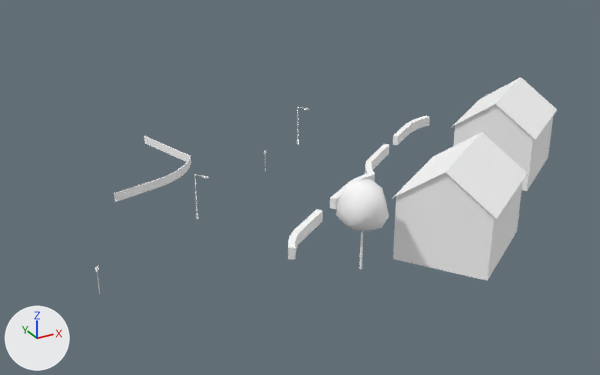
One commit to the glTF model cities/arlov-borggatan/pack/tiles/c0_3.glb: the scene before it, then after it.
One viewpoint serves both versions: a 50 mm camera at (-16.0, 134.0, 49.2) aimed at (27.9, 213.8, 9.3). The axes (+X, +Y, +Z) are drawn at lower left. The lights are the same throughout. The first picture is the older version. Where no turn or scale is listed for an object, it has been applied to the vertices. Vertices at exactly the same position are counted once.

Objects in the first picture: 'SM_Building_w208664696', 'SM_Building_w208664697', 'SM_Street_Furniture_0_3', 'SM_Trees_0_3', 'SM_Wall_Hedge_0_3'.
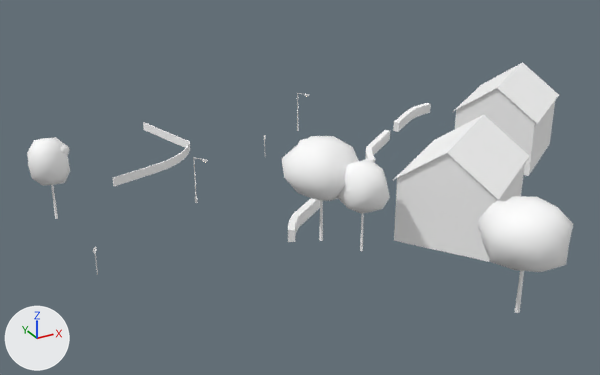
Where the change shows, as pixel boxes [x1, y1, x2, y2] in the pictures (600 x 375 px; the box of a moved part takes in the faces that stretch with it):
'SM_Building_w208664696', moved
    before: [392, 132, 527, 281]
    after: [393, 115, 529, 262]
'SM_Trees_0_3', reshaped, moved, rescaled (913% wider, 96% taller)
    before: [336, 179, 389, 269]
    after: [27, 136, 573, 313]
'SM_Building_w208664697', moved
    before: [114, 77, 557, 202]
    after: [113, 62, 559, 186]
'SM_Wall_Hedge_0_3', moved
    before: [288, 116, 430, 259]
    after: [288, 103, 431, 242]
'SM_Street_Furniture_0_3', moved
    before: [95, 107, 309, 294]
    after: [93, 93, 309, 275]
part 1 of me_sm_trees_0_3, moved or reshaped
    before: [359, 232, 363, 269]
    after: [515, 271, 524, 313]
part 2 of me_sm_trees_0_3, added
    after: [319, 200, 323, 241]
part 3 of me_sm_trees_0_3, added
    after: [51, 185, 58, 219]
part 4 of me_sm_trees_0_3, added
    after: [360, 214, 364, 252]
part 5 of me_sm_trees_0_3, moved or reshaped
    before: [336, 179, 389, 232]
    after: [337, 160, 390, 214]
part 6 of me_sm_trees_0_3, moved or reshaped (mostly hidden)
    before: [345, 206, 352, 213]
    after: [346, 187, 353, 194]
part 7 of me_sm_trees_0_3, added
    after: [478, 196, 573, 272]
part 8 of me_sm_trees_0_3, added
    after: [282, 136, 359, 201]
part 9 of me_sm_trees_0_3, added
    after: [27, 137, 70, 185]

Patch to the scene script:
```diff
--- a/cities/arlov-borggatan/pack/tiles/c0_3.glb.py
+++ b/cities/arlov-borggatan/pack/tiles/c0_3.glb.py
@@ me_sm_trees_0_3 @@
 # used by ob_sm_trees_0_3; location = (27.18, 198.99, 10.79); scale = (4.97, 4.97, 4.97)
-me_sm_trees_0_3.from_pydata(...)  # 138 vertices, 252 faces; spans x -0.49..0.49, y -0.51..0.51, z -1.0..1.0
+me_sm_trees_0_3.from_pydata(...)  # 552 vertices, 1008 faces; spans x -0.85..0.85, y -1.0..1.0, z -0.25..0.25
+# me_sm_trees_0_3 part 1: the loose piece of 12 vertices spanning x -0.05..0.01, y -0.06..0.0, z -1.0..-0.12 is scaled about its middle by (0.314, 0.313, 0.247), then moved by (0.7, -0.81, 0.42)
+# me_sm_trees_0_3 part 2: the loose piece of 12 vertices spanning x -0.05..0.01, y -0.06..0.0, z -1.0..-0.12 is copied, and the copy is scaled about its middle by (0.308, 0.308, 0.248), then moved by (0.32, 0.12, 0.42); it spans x 0.28..0.3, y 0.08..0.1, z -0.25..-0.03
+# me_sm_trees_0_3 part 3: the loose piece of 12 vertices spanning x -0.05..0.01, y -0.06..0.0, z -1.0..-0.12 is copied, and the copy is scaled about its middle by (0.209, 0.209, 0.211), then moved by (-0.73, 0.93, 0.41); it spans x -0.76..-0.74, y 0.9..0.91, z -0.24..-0.05
+# me_sm_trees_0_3 part 4: the loose piece of 12 vertices spanning x -0.05..0.01, y -0.06..0.0, z -1.0..-0.12 is copied, and the copy is scaled about its middle by (0.219, 0.219, 0.218), then moved by (0.42, -0.07, 0.41); it spans x 0.4..0.41, y -0.1..-0.09, z -0.25..-0.06
+# me_sm_trees_0_3 part 5: the loose piece of 42 vertices spanning x -0.49..0.46, y -0.51..0.51, z -0.14..1.0 is scaled about its middle by 0.218, then moved by (0.42, -0.09, -0.37)
+# me_sm_trees_0_3 part 6: the loose piece of 42 vertices spanning x -0.49..0.06, y -0.37..0.13, z 0.3..0.73 is scaled about its middle by 0.218, then moved by (0.58, 0.01, -0.44)
+# me_sm_trees_0_3 part 7: 126 vertices added at x 0.5..0.85, y -1.0..-0.67, z -0.03..0.24
+# me_sm_trees_0_3 part 8: 126 vertices added at x 0.1..0.49, y -0.1..0.3, z -0.05..0.25
+# me_sm_trees_0_3 part 9: 126 vertices added at x -0.85..-0.64, y 0.8..1.0, z -0.06..0.18
+# other edits to the shape of me_sm_trees_0_3 do not show in these pictures
 me_sm_trees_0_3.materials.append(mat_m_bark_wood)
@@ ob_sm_building_w208664696 @@
 ob_sm_building_w208664696 = bpy.data.objects.new('SM_Building_w208664696', me_sm_building_w208664696)
-ob_sm_building_w208664696.location = (39.94, 198.79, 11.11)
+ob_sm_building_w208664696.location = (39.94, 198.79, 13.28)
@@ ob_sm_building_w208664697 @@
 ob_sm_building_w208664697 = bpy.data.objects.new('SM_Building_w208664697', me_sm_building_w208664697)
-ob_sm_building_w208664697.location = (38.83, 226.09, 11.11)
+ob_sm_building_w208664697.location = (38.83, 226.09, 13.22)
@@ ob_sm_street_furniture_0_3 @@
 ob_sm_street_furniture_0_3 = bpy.data.objects.new('SM_Street_Furniture_0_3', me_sm_street_furniture_0_3)
-ob_sm_street_furniture_0_3.location = (20.6, 220.66, 8.72)
+ob_sm_street_furniture_0_3.location = (20.6, 220.66, 10.83)
@@ ob_sm_trees_0_3 @@
 ob_sm_trees_0_3 = bpy.data.objects.new('SM_Trees_0_3', me_sm_trees_0_3)
-ob_sm_trees_0_3.location = (27.18, 198.99, 10.79)
-ob_sm_trees_0_3.scale = (4.97, 4.97, 4.97)
+ob_sm_trees_0_3.location = (17.89, 200.96, 13.6)
+ob_sm_trees_0_3.scale = (22.8, 22.8, 22.8)
@@ ob_sm_wall_hedge_0_3 @@
 ob_sm_wall_hedge_0_3 = bpy.data.objects.new('SM_Wall_Hedge_0_3', me_sm_wall_hedge_0_3)
-ob_sm_wall_hedge_0_3.location = (41.29, 218.65, 6.4)
+ob_sm_wall_hedge_0_3.location = (41.29, 218.65, 8.5)
```
